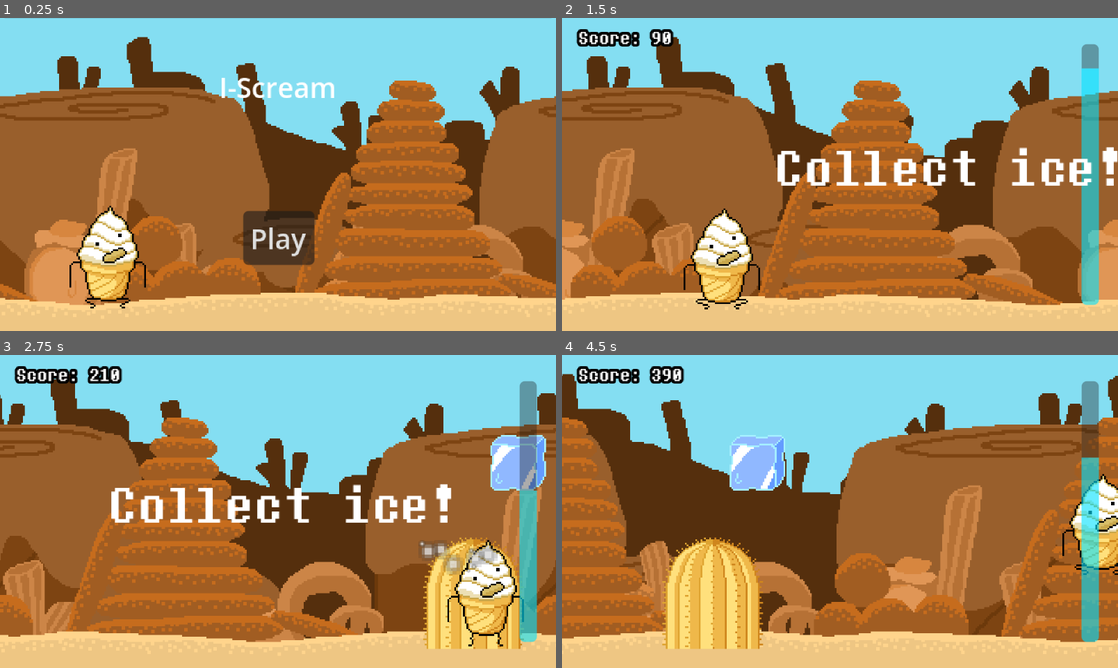
Above: before the commit, frames 1-4 (two rows, left to right).
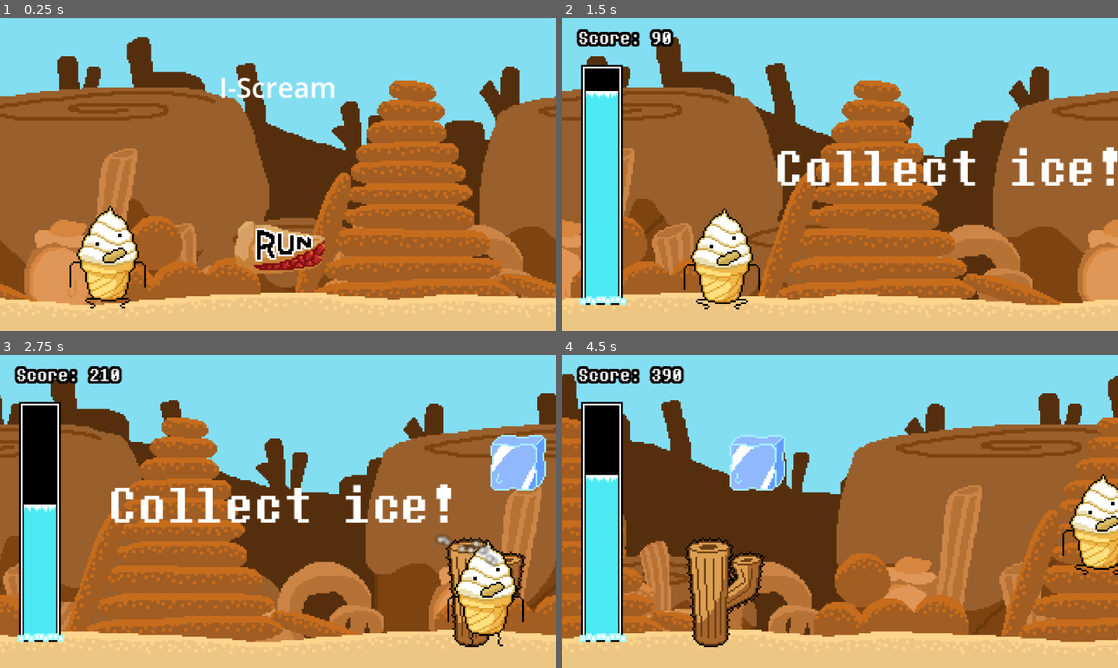
Above: after the commit, the same moments.

Repository: lyhottag13/i-scream
Game: Godot game, scene res://src/scenes/main_game.tscn
Same seed, same stepped clock (60 frames per second), same inputs: the game is played once before the commit and once after it.
Inputs (mouse positions are in pixels of both pictures, inside the frame that each line leads up to; where the layout moved, square brackets give the same spot in the first picture):
- Up to frame 1 (0.25 s): no input
- Up to frame 2 (1.5 s): click (840, 246) [840, 237] at 0.5 s; tap Enter at 1.25 s; move the mouse to (962, 158) at 1.27 s; hold D (move_right) from 1.28 s (still down)
- Up to frame 3 (2.75 s): keep holding D (move_right); tap Space (jump) at 1.52, 2.27 s; move the mouse to (166, 527) at 2.02 s
- Up to frame 4 (4.5 s): move the mouse to (895, 442) at 2.77 s; release D (move_right) at 2.78 s; hold A (move_left) 2.78-3.53 s; move the mouse to (812, 574) at 3.52 s; hold D (move_right) from 3.53 s (still down); tap Space (jump) at 3.77 s; move the mouse to (1006, 558) at 4.27 s

The runs differ from the first frame. In frame 1, 2.7% of the frame differs, in the area x 42-59%, y 61-82%; in frame 2, 8.5%; in frame 3, 12%; in frame 4, 14%, in the area x 3-97%, y 8-94%.

Commit message:
Added more sprites and polish

Diff:
--- a/bar.tscn
+++ b/bar.tscn
@@ -1,36 +1,67 @@
 [gd_scene format=3 uid="uid://bw370bxwsfuir"]
 
 [ext_resource type="Script" uid="uid://c44knspqt8d6" path="res://src/scripts/bar.gd" id="1_qyha7"]
+[ext_resource type="Texture2D" uid="uid://dk4qooouemr1h" path="res://resources/coolmeteroutsidepng.png" id="1_sbg6f"]
+[ext_resource type="Texture2D" uid="uid://dlbf7l5bm2ivl" path="res://resources/coolmeterinside.png" id="3_a0eh7"]
 
-[node name="Bar" type="Panel" unique_id=1345024408]
-clip_children = 2
-anchors_preset = 6
-anchor_left = 1.0
-anchor_top = 0.5
+[node name="Panel" type="Control" unique_id=1153718255]
+layout_mode = 3
+anchors_preset = 15
 anchor_right = 1.0
-anchor_bottom = 0.5
-offset_left = -20.0
-offset_top = -75.0
-offset_right = -10.0
-offset_bottom = 75.0
-grow_horizontal = 0
+anchor_bottom = 1.0
+grow_horizontal = 2
 grow_vertical = 2
-pivot_offset_ratio = Vector2(1, 0.5)
 script = ExtResource("1_qyha7")
 
-[node name="ColorRect" type="ColorRect" parent="." unique_id=677263678]
+[node name="Bar" type="NinePatchRect" parent="." unique_id=650171791]
+layout_mode = 1
+anchors_preset = 2
+anchor_top = 1.0
+anchor_bottom = 1.0
+offset_left = 10.0
+offset_top = -153.0
+offset_right = 37.0
+offset_bottom = -15.0
+grow_vertical = 0
+pivot_offset_ratio = Vector2(1, 0.5)
+texture = ExtResource("1_sbg6f")
+region_rect = Rect2(1, 0, 31, 32)
+patch_margin_left = 3
+patch_margin_top = 13
+patch_margin_right = 4
+patch_margin_bottom = 5
+
+[node name="BlackBackground" type="ColorRect" parent="Bar" unique_id=1818856364]
+show_behind_parent = true
 layout_mode = 1
 anchors_preset = 7
 anchor_left = 0.5
 anchor_top = 1.0
 anchor_right = 0.5
 anchor_bottom = 1.0
-offset_left = -10.0
-offset_top = -150.0
+offset_left = -11.0
+offset_top = -136.0
 offset_right = 10.0
-offset_bottom = 1.0
 grow_horizontal = 2
 grow_vertical = 0
-scale = Vector2(1, 0.5)
 pivot_offset_ratio = Vector2(0.5, 1)
-color = Color(0, 0.88235295, 1, 1)
+color = Color(0, 0, 0, 1)
+
+[node name="BlueBar" type="NinePatchRect" parent="Bar" unique_id=622924732]
+show_behind_parent = true
+layout_mode = 1
+anchors_preset = 7
+anchor_left = 0.5
+anchor_top = 1.0
+anchor_right = 0.5
+anchor_bottom = 1.0
+offset_left = -10.5
+offset_top = -135.0
+offset_right = 10.5
+offset_bottom = -2.0
+grow_horizontal = 2
+grow_vertical = 0
+pivot_offset_ratio = Vector2(0.5, 1)
+texture = ExtResource("3_a0eh7")
+region_rect = Rect2(5, 13, 22, 16)
+patch_margin_top = 4
--- a/src/scenes/cactus.tscn
+++ b/src/scenes/cactus.tscn
@@ -1,7 +1,12 @@
 [gd_scene format=3 uid="uid://c44a4nntknj6q"]
 
 [ext_resource type="Script" uid="uid://bxw7i5dvv5sfp" path="res://src/scripts/cactus.gd" id="1_vannn"]
+[ext_resource type="Texture2D" uid="uid://cx2rfgsx8quwf" path="res://resources/churro_cactus.png" id="2_5m7l5"]
 [ext_resource type="Texture2D" uid="uid://dv3nu6dp4tvir" path="res://resources/cactus_1.png" id="2_vannn"]
+
+[sub_resource type="AtlasTexture" id="AtlasTexture_mtqtt"]
+atlas = ExtResource("2_5m7l5")
+region = Rect2(0, 0, 64, 64)
 
 [sub_resource type="AtlasTexture" id="AtlasTexture_5m7l5"]
 atlas = ExtResource("2_vannn")
@@ -15,6 +20,14 @@
 animations = [{
 "frames": [{
 "duration": 1.0,
+"texture": SubResource("AtlasTexture_mtqtt")
+}],
+"loop": true,
+"name": &"cactus",
+"speed": 5.0
+}, {
+"frames": [{
+"duration": 1.0,
 "texture": SubResource("AtlasTexture_5m7l5")
 }, {
 "duration": 1.0,
@@ -26,7 +39,7 @@
 }]
 
 [sub_resource type="CapsuleShape2D" id="CapsuleShape2D_vannn"]
-radius = 28.0
+radius = 12.0
 height = 128.0
 
 [node name="Cactus" type="StaticBody2D" unique_id=915071557 groups=["moving_objects"]]
@@ -36,8 +49,8 @@
 [node name="Sprite2D" type="AnimatedSprite2D" parent="." unique_id=264982551]
 position = Vector2(0, -32)
 sprite_frames = SubResource("SpriteFrames_mtqtt")
-animation = &"cactus_1"
-autoplay = "cactus_1"
+animation = &"cactus"
+autoplay = "cactus"
 
 [node name="CollisionShape2D" type="CollisionShape2D" parent="." unique_id=2118581996]
 shape = SubResource("CapsuleShape2D_vannn")
--- a/src/scenes/game_over.tscn
+++ b/src/scenes/game_over.tscn
@@ -2,7 +2,8 @@
 
 [ext_resource type="FontFile" uid="uid://dyl1gtqc3hn47" path="res://resources/DialogueFont.otf" id="1_3aip7"]
 [ext_resource type="Script" uid="uid://72is0br21jdq" path="res://src/scripts/game_over.gd" id="1_tmgld"]
-[ext_resource type="Texture2D" uid="uid://citi4h3fu6ld0" path="res://resources/buttontest.png" id="3_bm8er"]
+[ext_resource type="Texture2D" uid="uid://duanxye11wgtt" path="res://resources/retry_button.png" id="3_w4mf3"]
+[ext_resource type="Texture2D" uid="uid://elmjly7p48ld" path="res://resources/retry_hover.png" id="4_bmgmc"]
 
 [node name="GameOver" type="Panel" unique_id=424931550]
 anchors_preset = 15
@@ -57,6 +58,8 @@
 offset_bottom = -28.0
 grow_horizontal = 2
 grow_vertical = 0
-texture_normal = ExtResource("3_bm8er")
+texture_normal = ExtResource("3_w4mf3")
+texture_hover = ExtResource("4_bmgmc")
 
+[connection signal="mouse_entered" from="TextureButton" to="." method="_on_texture_button_mouse_entered"]
 [connection signal="pressed" from="TextureButton" to="." method="_on_button_pressed"]
--- a/src/scenes/main_game.tscn
+++ b/src/scenes/main_game.tscn
@@ -33,10 +33,9 @@
 grow_vertical = 2
 
 [node name="Bar" parent="GUI" unique_id=1345024408 instance=ExtResource("4_m7syd")]
-visible = false
 layout_mode = 1
-offset_left = -21.0
-offset_right = -11.0
+offset_left = -50.0
+offset_right = -50.0
 
 [node name="Score" type="Label" parent="GUI" unique_id=366462545]
 unique_name_in_owner = true
@@ -77,6 +76,8 @@
 [node name="ScoreTimer" type="Timer" parent="." unique_id=1679420607]
 wait_time = 0.1
 
+[node name="BackgroundMusic" type="AudioStreamPlayer" parent="." unique_id=1894567569]
+
 [connection signal="collected" from="World/Level" to="." method="_on_level_collected"]
 [connection signal="hit" from="World/Player" to="." method="_on_player_hit"]
 [connection signal="retry" from="GUI/GameOver" to="." method="_on_game_over_retry"]
--- a/src/scenes/main_menu.tscn
+++ b/src/scenes/main_menu.tscn
@@ -1,6 +1,8 @@
 [gd_scene format=3 uid="uid://c2t3hw37pm2qu"]
 
 [ext_resource type="Script" uid="uid://ctk1novde5cc8" path="res://src/scripts/main_menu.gd" id="1_rm437"]
+[ext_resource type="Texture2D" uid="uid://dvix4puwxljrk" path="res://resources/run_button.png" id="2_rkeyg"]
+[ext_resource type="Texture2D" uid="uid://bhoasl4jcpxdn" path="res://resources/run_hover.png" id="3_iaawh"]
 
 [node name="MainMenu" type="Control" unique_id=1559335009]
 layout_mode = 3
@@ -23,21 +25,24 @@
 grow_horizontal = 2
 text = "I-Scream"
 
-[node name="Button" type="Button" parent="." unique_id=1911955132]
+[node name="Button" type="TextureButton" parent="." unique_id=657027009]
 layout_mode = 1
 anchors_preset = 7
 anchor_left = 0.5
 anchor_top = 1.0
 anchor_right = 0.5
 anchor_bottom = 1.0
-offset_left = -4.0
-offset_top = -46.0
-offset_right = 4.0
-offset_bottom = -38.0
+offset_left = -32.0
+offset_top = -64.0
+offset_right = 32.0
+offset_bottom = -32.0
 grow_horizontal = 2
 grow_vertical = 0
+pivot_offset_ratio = Vector2(0.5, 0.5)
 focus_mode = 0
 focus_behavior_recursive = 1
-text = "Play"
+texture_normal = ExtResource("2_rkeyg")
+texture_hover = ExtResource("3_iaawh")
 
+[connection signal="mouse_entered" from="Button" to="." method="_on_button_mouse_entered"]
 [connection signal="pressed" from="Button" to="." method="_on_button_pressed"]
--- a/src/scenes/player.tscn
+++ b/src/scenes/player.tscn
@@ -114,20 +114,6 @@
 fill_from = Vector2(0.5, 0.5)
 fill_to = Vector2(1, 0.5)
 
-[sub_resource type="ParticleProcessMaterial" id="ParticleProcessMaterial_v4rts"]
-particle_flag_disable_z = true
-emission_shape = 1
-emission_sphere_radius = 10.66
-direction = Vector3(0, -1, 0)
-spread = 60.0
-initial_velocity_min = 121.63
-initial_velocity_max = 161.62999
-gravity = Vector3(0, 500, 0)
-linear_accel_min = -150.0
-linear_accel_max = -150.0
-scale_min = 0.0
-scale_max = 2.0
-
 [node name="Player" type="CharacterBody2D" unique_id=2135155359]
 script = ExtResource("1_v4rts")
 
@@ -150,7 +136,7 @@
 position = Vector2(0, -29)
 shape = SubResource("CapsuleShape2D_v4rts")
 
-[node name="Particles" type="GPUParticles2D" parent="." unique_id=404406455]
+[node name="Particles" type="CPUParticles2D" parent="." unique_id=1311615810]
 position = Vector2(1, -43)
 emitting = false
 amount = 10
@@ -159,6 +145,9 @@
 one_shot = true
 explosiveness = 1.0
 fixed_fps = 60
-process_material = SubResource("ParticleProcessMaterial_v4rts")
+direction = Vector2(0, -1)
+spread = 60.0
+initial_velocity_min = 150.0
+initial_velocity_max = 220.0
 
 [connection signal="body_entered" from="HitBox" to="." method="_on_area_2d_body_entered"]
--- a/src/scripts/bar.gd
+++ b/src/scripts/bar.gd
@@ -1,15 +1,7 @@
-extends Panel
+extends Control
 
-@onready var color_rect: ColorRect = $ColorRect
-
-# Called when the node enters the scene tree for the first time.
-func _ready() -> void:
-	pass # Replace with function body.
-
-
-# Called every frame. 'delta' is the elapsed time since the previous frame.
-func _process(delta: float) -> void:
-	pass
+@onready var blue_bar: NinePatchRect = $Bar/BlueBar
 
 func set_bar(ratio: float) -> void:
-	color_rect.scale.y = ratio
+	blue_bar.size.y = ratio * 133
+	blue_bar.position.y = 3 + (133 * (1 - ratio))
--- a/src/scripts/game_over.gd
+++ b/src/scripts/game_over.gd
@@ -11,3 +11,7 @@
 
 func set_score(score: int) -> void:
 	score_text.text = "Final Score: " + str(score)
+
+
+func _on_texture_button_mouse_entered() -> void:
+	AudioManager.play("chomp")
--- a/src/scripts/main_game.gd
+++ b/src/scripts/main_game.gd
@@ -3,8 +3,12 @@
 
 const MELT_RATE: float = 0.1
 const PLAYER = preload("uid://bu8cjok6o02rb")
+const BAR_POSITION: int = -50
 
-@onready var bar: Panel = $GUI/Bar
+const CALM_MUSIC = preload("uid://30kvp0q414jd")
+const RUN_MUSIC = preload("uid://2kf7n34aktvd")
+
+@onready var bar: Control = $GUI/Bar
 @onready var player: Player = $World/Player
 @onready var score_label: Label = %Score
 @onready var score_timer: Timer = $ScoreTimer
@@ -14,13 +18,20 @@
 @onready var main_menu: MainMenu = $GUI/MainMenu
 @onready var player_spawner: Marker2D = $World/PlayerSpawner
 @onready var world: Node2D = $World
+@onready var background_music: AudioStreamPlayer = $BackgroundMusic
 
 var bar_ratio := 1.0
 var score := 0
 
+
 func _unhandled_input(event: InputEvent) -> void:
 	if event is InputEventKey:
 		DisplayServer.window_set_mode(DisplayServer.WINDOW_MODE_FULLSCREEN)
+
+
+func _ready() -> void:
+	background_music.stream = CALM_MUSIC
+	background_music.play()
 
 
 func _process(delta: float) -> void:
@@ -49,27 +60,35 @@
 	game_over.position.y = -320
 	game_over.hide()
 	main_menu.hide()
+
+	background_music.stream = RUN_MUSIC
+	background_music.play()
+
 	level.start_spawning()
 	level.start_scroll()
 	level.restart_values()
 	score = 0
 	score_label.text = "Score: 0"
 	score_timer.start()
-	bar.show()
+	bar.position.x = BAR_POSITION
 	bar_ratio = 1
 	score_label.show()
 	tutorial.position.x = 500
+	create_tween().tween_property(bar, "position:x", 0, 1).set_ease(Tween.EASE_OUT).set_trans(Tween.TRANS_CUBIC)
 	create_tween().tween_property(tutorial, "position:x", -300, 3).set_ease(Tween.EASE_OUT_IN).set_trans(Tween.TRANS_CUBIC)
 
 
 func _end_game() -> void:
 	GameState.game_state = GameState.GAME_STATES.NOT_RUNNING
+	background_music.stop()
 	game_over.set_score(score)
 	level.stop_spawning()
 	score_timer.stop()
 	player.die()
-	bar.hide()
+	create_tween().tween_property(bar, "position:x", -50, 1)
 	await get_tree().create_timer(1.0).timeout
+	background_music.stream = CALM_MUSIC
+	background_music.play()
 	game_over.show()
 	level.slow_scroll()
 	game_over_tween = create_tween()
--- a/src/scripts/main_menu.gd
+++ b/src/scripts/main_menu.gd
@@ -5,3 +5,7 @@
 
 func _on_button_pressed() -> void:
 	start_game.emit()
+
+
+func _on_button_mouse_entered() -> void:
+	AudioManager.play("chomp")
--- a/src/scripts/player.gd
+++ b/src/scripts/player.gd
@@ -6,7 +6,7 @@
 const SPEED = 150.0
 const JUMP_VELOCITY = -400.0
 
-@onready var particles: GPUParticles2D = $Particles
+@onready var particles: CPUParticles2D = $Particles
 
 func _physics_process(delta: float) -> void:
 	# Prevents player control if the game isn't running.
@@ -36,11 +36,12 @@
 func _on_area_2d_body_entered(body: Node2D) -> void:
 	if body is Cactus:
 		hit.emit()
-		particles.duplicate()
 		particles.restart()
 		AudioManager.play("hit")
 
 
 func die() -> void:
 	AudioManager.play("scream")
+	hide()
+	particles.restart()
 	queue_free()
Binary file removed: resources/Screenshot 2023-09-06 at 2.02.39 PM.png
Binary file added: resources/churro_cactus.png
Not shown, added: resources/churro_cactus.png.import
Binary file added: resources/coolmeterinside.png
Not shown, added: resources/coolmeterinside.png.import
Binary file added: resources/coolmeteroutsidepng.png
Not shown, added: resources/coolmeteroutsidepng.png.import
Binary file added: resources/retry_button.png
Not shown, added: resources/retry_button.png.import
Binary file added: resources/retry_hover.png
Not shown, added: resources/retry_hover.png.import
Binary file added: resources/run_button.png
(and 13 more such lines)
